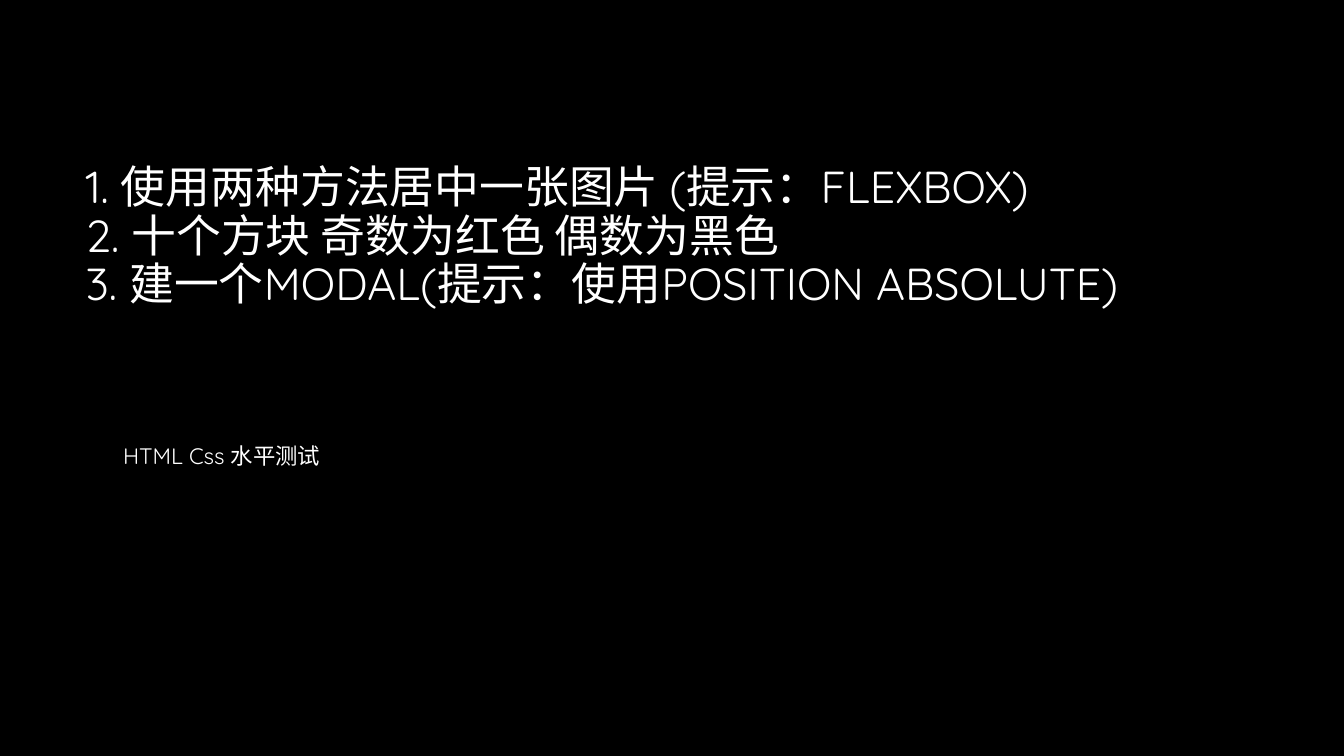
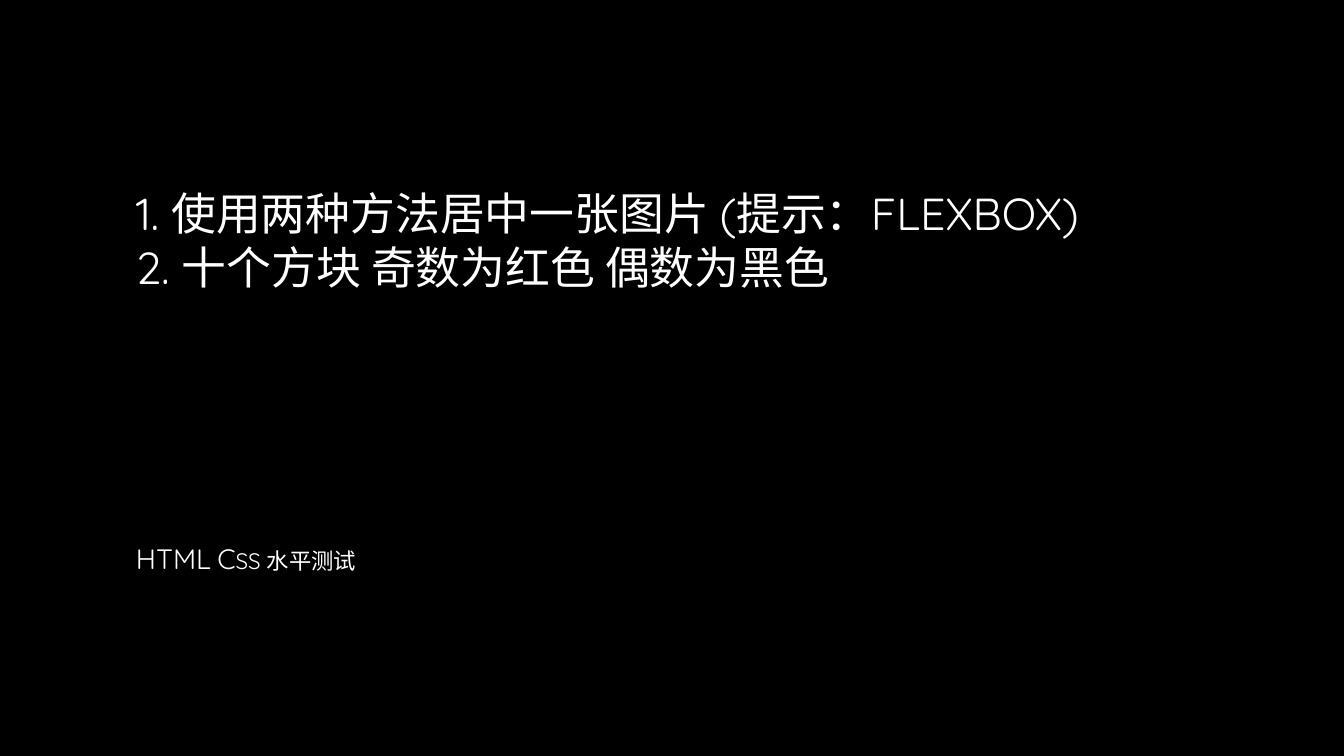
Before and after one commit to lee813/ECVFrontend, a slide deck: slide 9 of 前端课程.pptx. Drawn at 1344x756 pixels with LibreOffice and Linux fonts; fonts in the diff are those of the drawing; background and template pictures are left out. Boxes give left, top, right and bottom in pixels: in the first picture for what was removed or moved away, otherwise in the second. Text is boxed around its words. In the diff, an @@ line names an element or a change of style, - is before the commit and + after.

```diff
--- a/前端课程.pptx
+++ b/前端课程.pptx
@@ title at bbox=[136, 192, 1079, 288]: text changed; text colour #FFFFFF to gradient #FFFFFF to #A6A6A6 @@
-1. 使用两种方法居中一张图片 (提示：FLEXBOX)
-2. 十个方块 奇数为红色 偶数为黑色
-3. 建一个MODAL(提示：使用POSITION ABSOLUTE)
+1. 使用两种方法居中一张图片 (提示：FLEXBOX)
+2. 十个方块 奇数为红色 偶数为黑色
@@ text "HTML Css 水平测试": place and size @@
-text "HTML Css 水平测试" at bbox=[123, 445, 320, 466]
+text "HTML Css 水平测试" at bbox=[136, 549, 356, 571]
@@ text "HTML Css 水平测试" at bbox=[136, 549, 356, 571]: size 16 to 20 pt, text colour #FFFFFF to gradient #FFFFFF to #BFBFBF, small capitals on; line spacing 0.9 to 1 @@
```
Also in this commit, not shown: 13 other slides changed, 1 slide added, 31 slides removed, 1 other file.
